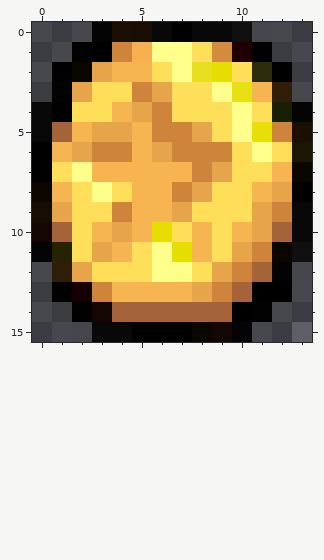
Pixel-art sprite: Assets/coin.png. Above is the file before it was changed.
The file is 14x16 pixels. Pixels under 10% opacity are left out. Colours within 5 levels of each other are drawn and written as one.
Now the later version:
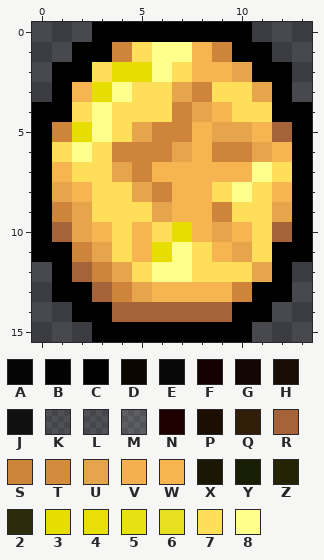
Palette (. is transparent): A #000000ec  B #000000f5  C #000000  D #0c0601  E #080808  F #140000  G #140703  H #170d03  J #101010  K #9796961b  L #a6a4a41a  M #ffffff20  N #1f0000  P #1d0e03  Q #301e08  R #a5633a  S #ce843a  T #d38b3d  U #e6a54a  V #f6af4e  W #f7b552  X #1c1604  Y #191f05  Z #242405  2 #2c2b0b  3 #e6de00  4 #e7df07  5 #e7e012  6 #e7e021  7 #ffde5a  8 #ffff8c
Difference:
Changed rows in their new state; - is an unchanged pixel.
first column x 0:
 0 ---CCCC-CCC.--
 1 --C--7--WSC---
 2 --C73387WWUC--
 3 -CW3877US77UC-
 4 C--8777SUW7-CC
 5 CS387U--WUUWRC
 6 -787-SSUW-SUWC
 7 -W77US--WWW87C
 8 CUW7-USWW-87W-
 9 CSU-77UWWS-7UC
10 C-U-7-73-U-7-C
11 CCS-7W387W-7CC
12 -CRSU----77UC.
13 --CRSU--WWS---
14 ---C-------C--
15 --.CC---CCC--.
Where, in picture pixels (left, top, right, bottom), the same in both pictures:
changed: (32, 22, 312, 342)
